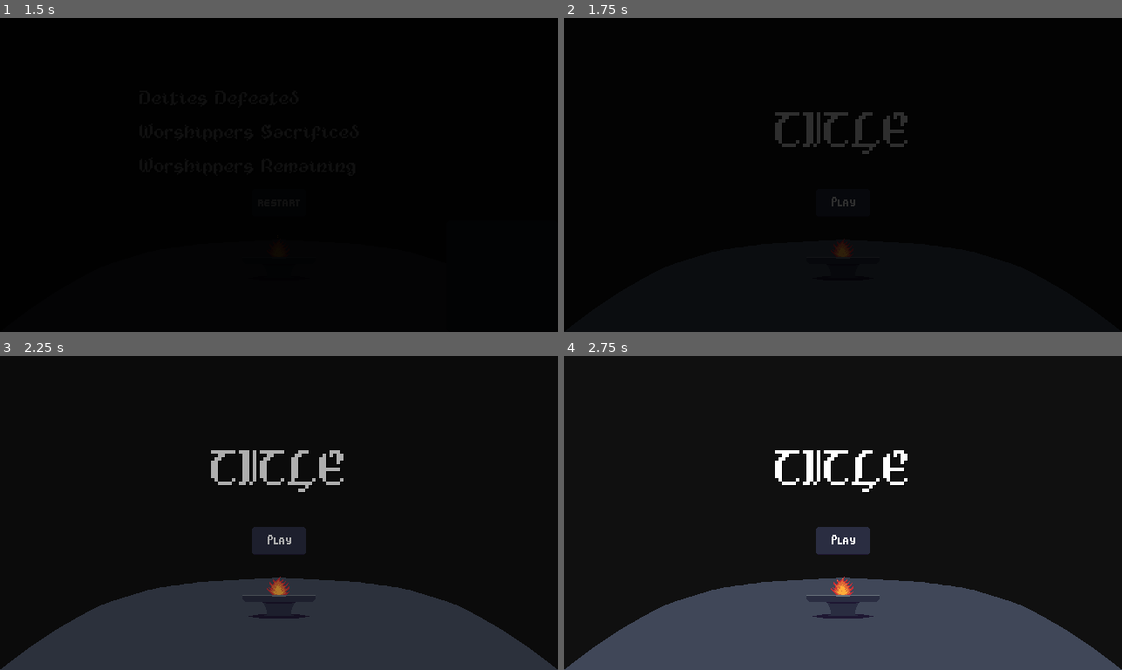
Above: before the commit, frames 1-4 (two rows, left to right).
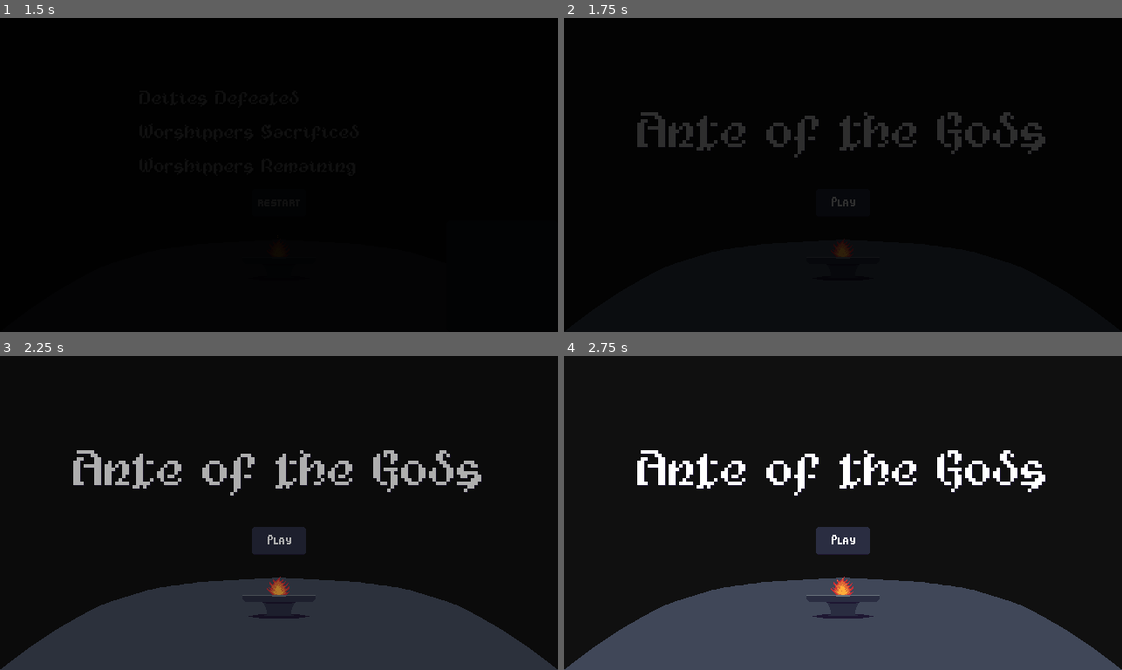
Above: after the commit, the same moments.

Repository: RustyMonky/LudumDare43
Game: Godot game, scene res://scenes/result/result.tscn
The game is run twice, just before and just after one commit, with the same random seed, the same clock (stepped at 60 frames per second) and the same inputs. This scene is started directly instead of the project's main scene.
Inputs (mouse positions are in pixels of both pictures, inside the frame that each line leads up to):
- Up to frame 1 (1.5 s): click (279, 203) at 0.5 s; click (279, 203) at 1.25 s
- Up to frame 2 (1.75 s): no input
- Up to frame 3 (2.25 s): click (279, 541) at 2 s
- Up to frame 4 (2.75 s): no input

Frame 1 is identical in both runs. In frame 2, 3.2% of the frame differs, in the area x 13-87%, y 30-45%; in frame 3, 3.2%; in frame 4, 3.7%.
Error in both runs: Invalid operands 'String' and 'Nil' in operator '+'. (res://scenes/result/result.gd:12)

Commit message:
Renames neckbeard to fertility god, ups victory reward to 7 worshippers, removes unneeded code

Diff:
--- a/globals/gameData.gd
+++ b/globals/gameData.gd
@@ -8,7 +8,7 @@
 var deityOptions = [
 	"Orifices",
 	"Dodocan",
-	"Neckbeards",
+	"Fertility",
 	"Bones",
 	"Deals",
 	"Hunger"
@@ -31,7 +31,7 @@
 	deityOptions = [
 		"Orifices",
 		"Dodocan",
-		"Neckbeards",
+		"Fertility",
 		"Bones",
 		"Deals",
 		"Hunger"
--- a/scenes/game/game.gd
+++ b/scenes/game/game.gd
@@ -100,7 +100,7 @@
 
 		textArray.append({
 			"event": "victory",
-			"text": "Your victory has attracted 5 more worshippers!"
+			"text": "Your victory has attracted 7 more worshippers!"
 		})
 
 		textArray.append({
@@ -159,7 +159,7 @@
 			addFollowers()
 
 		"victory":
-			gameData.playerFollowerCount += 5
+			gameData.playerFollowerCount += 7
 			playerDeityPanel.setCount(gameData.playerFollowerCount)
 			addFollowers()
 
@@ -168,9 +168,7 @@
 			computerDeityPanel.setCount(gameData.computerFollowerCount)
 			computerDeityPanel.setDeityTexture(gameData.computerDeity)
 			computerDeityPanel.setName(gameData.computerDeity)
-
-		"sacrificePrompt":
-			resetSacrificePrompt()
+			gameData.deityOptions.erase(gameData.computerDeity)
 
 # Called when a sacrifice count is selected and the vertical scroll has exited the tree
 func _on_vertScroll_tree_exited():
--- a/scenes/title/title.tscn
+++ b/scenes/title/title.tscn
@@ -7,7 +7,7 @@
 [ext_resource path="res://assets/music/occultBassLoop.wav" type="AudioStream" id=5]
 [ext_resource path="res://assets/sfx/playHorn.wav" type="AudioStream" id=6]
 
-[node name="title" type="Container"]
+[node name="title" type="Container" index="0"]
 
 anchor_left = 0.5
 anchor_top = 0.5
@@ -28,9 +28,9 @@
 anchor_top = 0.5
 anchor_right = 0.5
 anchor_bottom = 0.5
-margin_left = -78.0
+margin_left = -236.0
 margin_top = -80.0
-margin_right = 78.0
+margin_right = 236.0
 margin_bottom = -20.0
 rect_pivot_offset = Vector2( 0, 0 )
 rect_clip_content = false
@@ -39,11 +39,10 @@
 size_flags_horizontal = 1
 size_flags_vertical = 4
 custom_fonts/font = ExtResource( 2 )
-custom_colors/font_color_shadow = Color( 0, 0, 0, 1 )
-text = "Title"
+custom_colors/font_color_shadow = Color( 0.121569, 0.0941176, 0.2, 1 )
+text = "Ante of the Gods"
 align = 1
 valign = 1
-uppercase = true
 percent_visible = 1.0
 lines_skipped = 0
 max_lines_visible = -1
--- a/ui/deityPanel/deityPanel.tscn
+++ b/ui/deityPanel/deityPanel.tscn
@@ -6,7 +6,7 @@
 [ext_resource path="res://assets/sprites/ui/icons/follower.png" type="Texture" id=4]
 [ext_resource path="res://assets/fonts/somepxNew.tres" type="DynamicFont" id=5]
 
-[node name="deityPanel" type="TextureRect" index="0"]
+[node name="deityPanel" type="TextureRect"]
 
 anchor_left = 0.5
 anchor_top = 0.5
Renamed: assets/sprites/deities/neckbeards.png -> assets/sprites/deities/fertility.png
Not shown, changed: assets/sprites/deities/fertility.png.import
